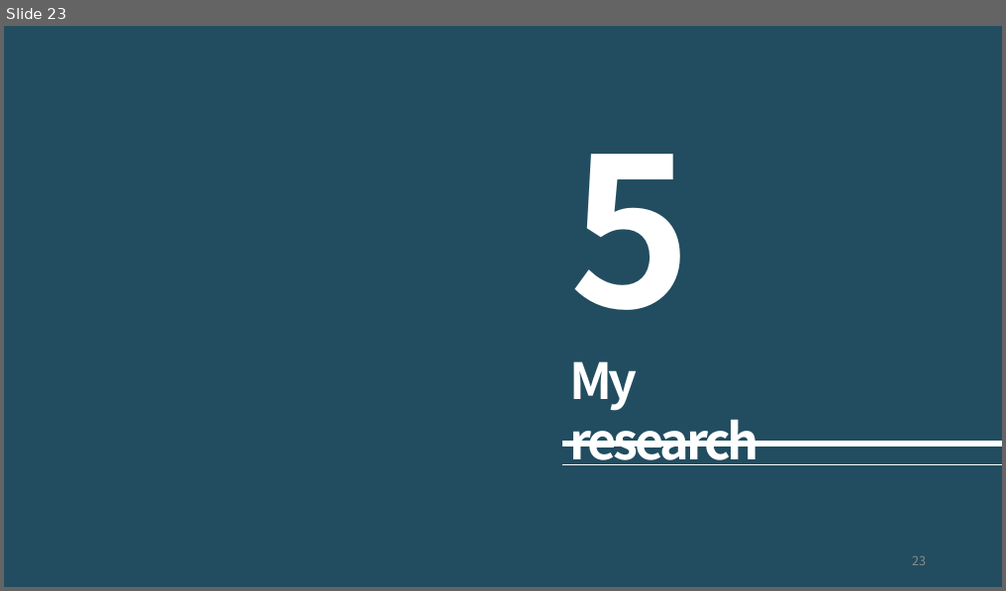
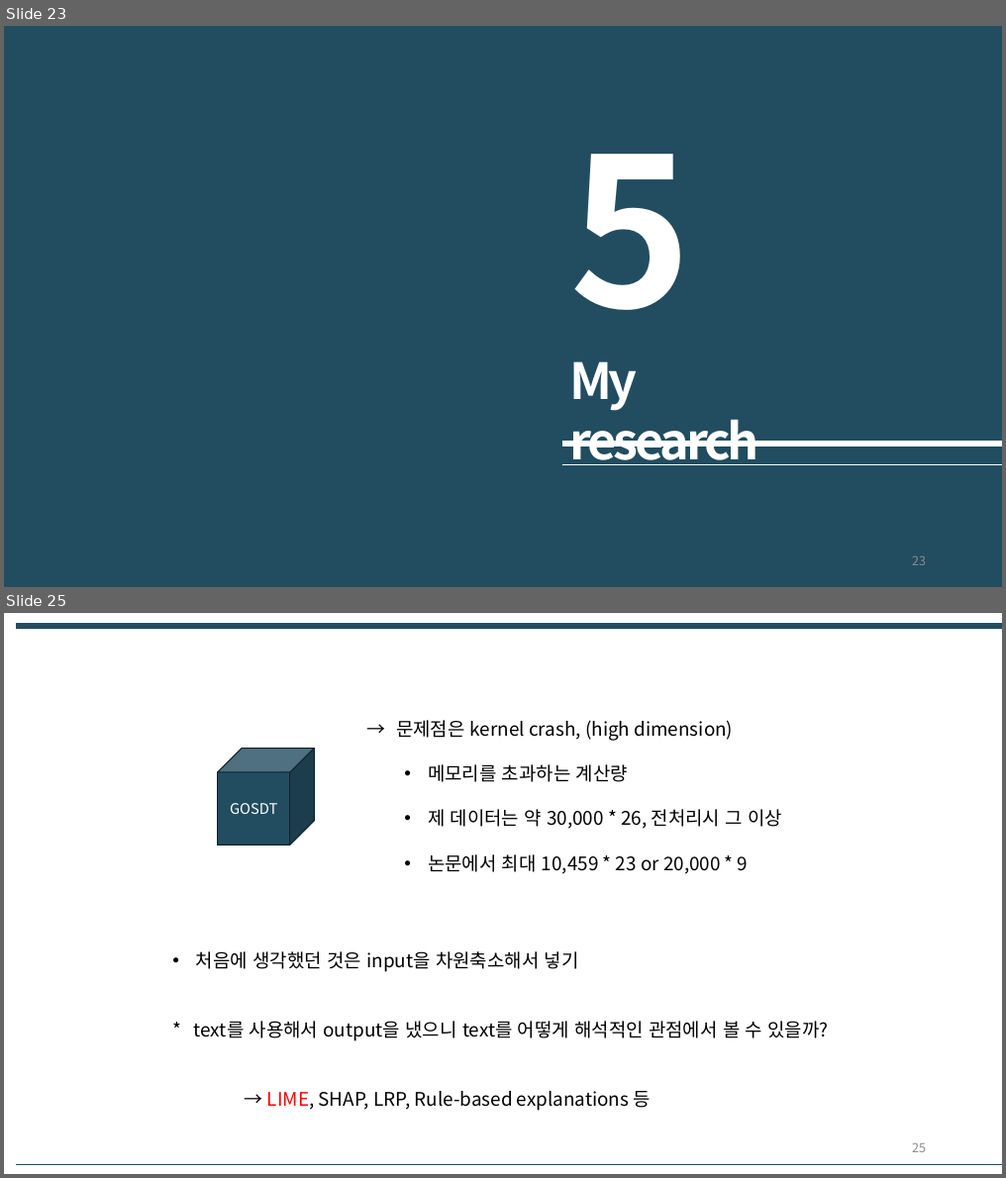
Before and after one commit to mosePark/TIL, a slide deck: lab-seminar/LIME/4월 9일 랩세미나 발표 자료.pptx. Shown one above the other, each under a label of ours: slide 23 before the commit, slides 23 and 25 after it; the slides between them are not shown. The pictures are 1006x591 and 1006x1178 pixels, drawn with LibreOffice and Linux fonts; fonts in the diff are those of the drawing. Boxes give left, top, right and bottom in pixels: in the first picture for what was removed or moved away, otherwise in the second. Text is boxed around its words. In the diff, an @@ line names an element or a change of style, - is before the commit and + after.

```diff
--- a/lab-seminar/LIME/4월 9일 랩세미나 발표 자료.pptx
+++ b/lab-seminar/LIME/4월 9일 랩세미나 발표 자료.pptx
@@ slide 25 added at [4, 613, 1002, 1174], background #FFFFFF @@
@@ line added from (16, 627) to (1002, 627), #224D60 6 pt @@
@@ text added at [396, 720, 782, 874], 18 pt, text #000000 @@
+→ 문제점은 kernel crash, (high dimension)
+  • 메모리를 초과하는 계산량
+  • 제 데이터는 약 30,000 * 26, 전처리시 그 이상
+  • 논문에서 최대 10,459 * 23 or 20,000 * 9
@@ cube added at [218, 749, 314, 845], fill #224D60, outline #0F222A 1 pt, 14 pt, text #FFFFFF @@
+GOSDT
@@ text added at [196, 952, 579, 972], 18 pt, text #000000 @@
+• 처음에 생각했던 것은 input을 차원축소해서 넣기
@@ text added at [194, 1021, 828, 1042], 18 pt, text #000000 @@
+* text를 사용해서 output을 냈으니 text를 어떻게 해석적인 관점에서 볼 수 있을까?
@@ text added at [267, 1091, 650, 1111], 18 pt, text #000000 @@
+→ LIME, SHAP, LRP, Rule-based explanations 등
@@ page number added at [912, 1144, 926, 1153], 12 pt, text #8C8C8C @@
+25
@@ line added from (16, 1164) to (1002, 1164), #224D60 0.25 pt @@
```
Also in this commit, not shown: 1 slide changed, 5 other slides added, 1 slide removed, 1 other file.
